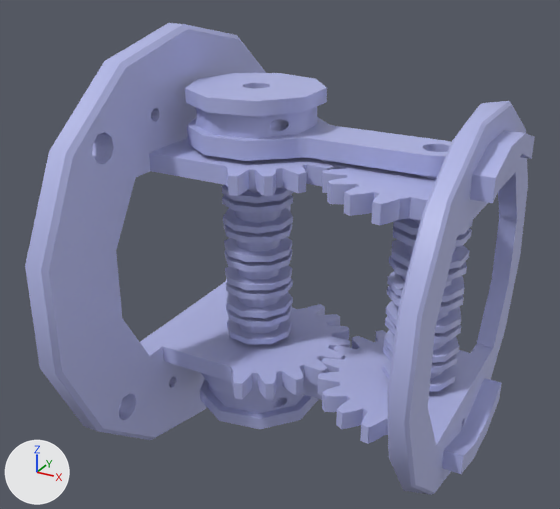
An edit to the COLLADA model rsdrobot_description/meshes/joint4.dae, drawn before and after from the same camera.
Camera for both pictures: a camera (50 mm lens) standing at (31.9, -71.0, 35.9) and looking at (-6.2, -1.7, 1.2). The lights are fixed; the arrows at lower left show +X, +Y and +Z.

The first picture shows 'link3'.
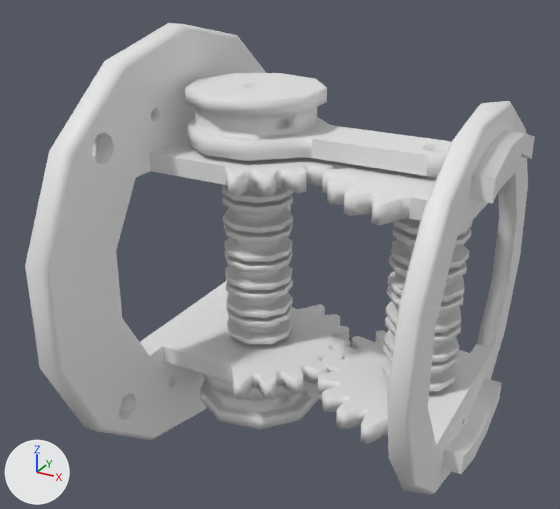
Commit message: j4 color

Diff of the bpy script that builds the scene:
```diff
--- a/rsdrobot_description/meshes/joint4.dae.py
+++ b/rsdrobot_description/meshes/joint4.dae.py
@@ mat_material_001 @@
+mat_material_001 = principled_material('Material.001')
+mat_material_001.base_color = (0.799, 0.799, 0.799)  # white #e7e7e7
@@ me_link3 @@
 me_link3.from_pydata(...)  # 3116 vertices, 6328 faces; spans x -21.5..17.7, y -24.4..24.4, z -25.0..25.0
 # used by ob_link3; location = (0.0, 0.0, 0.0)
-me_link3.materials.append(mat_material)  # blue #b2b7e7
+# me_link3 part 1: edges marked sharp go from 3052 to 2733
+me_link3.materials.append(mat_material_001)  # white #e7e7e7
```

Changed parts and their boxes (x1, y1, x2, y2) in the pictures (560 x 509 px):
'link3', recoloured, shading changed (blue to white)
    both: (25, 23, 535, 495)
